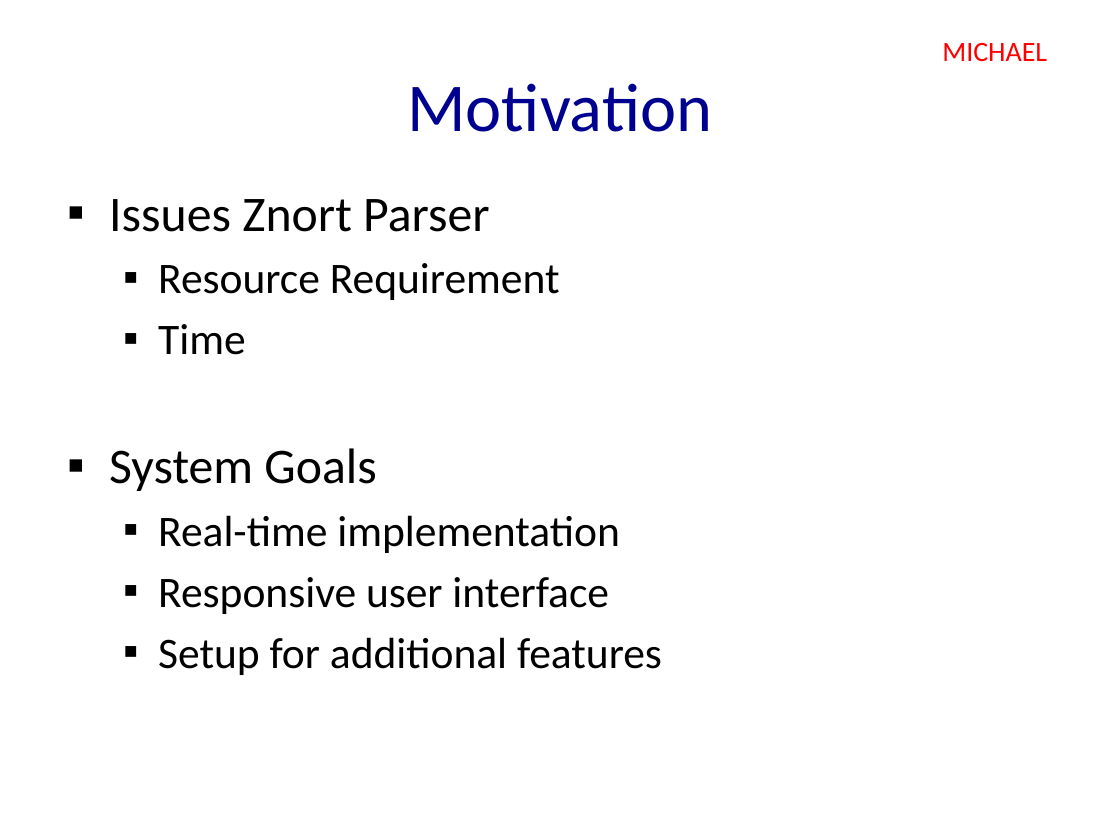
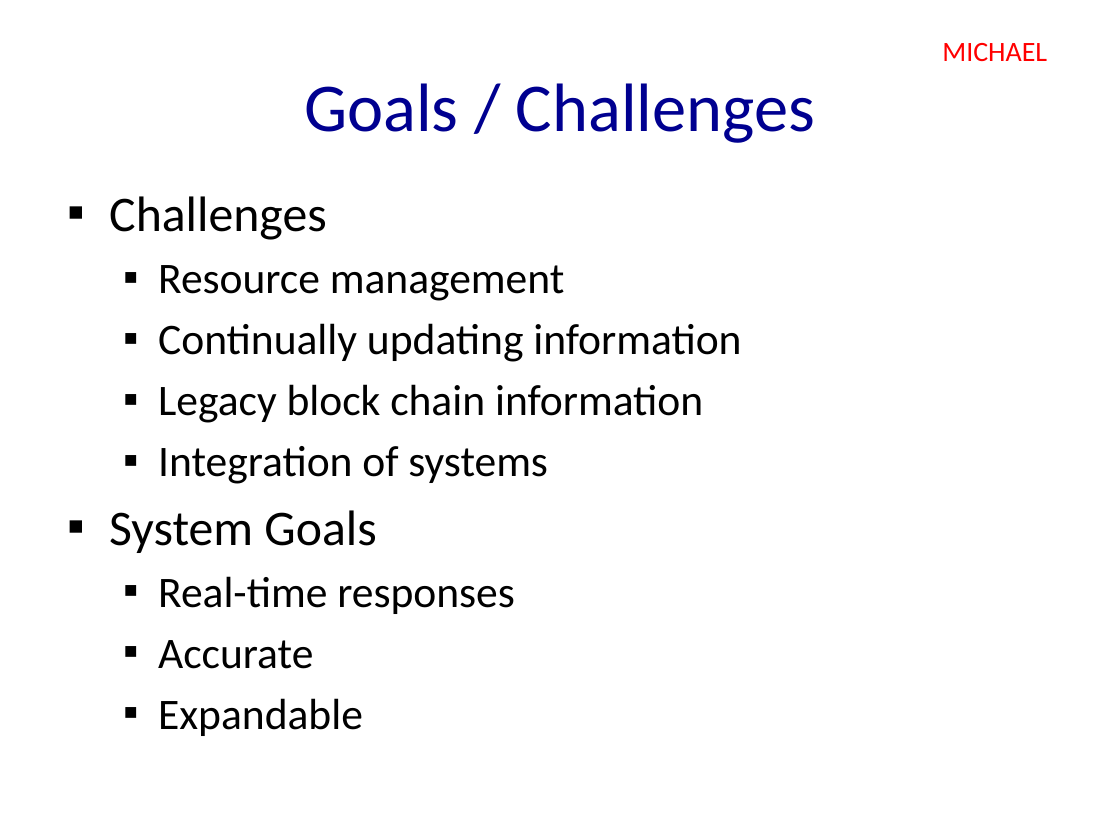
Before and after one commit to adoll/btctrackr, a slide deck: slide 4 of btcTrackr_Presentation.pptx. Drawn at 1120x840 pixels with LibreOffice and Linux fonts; fonts in the diff are those of the drawing. Boxes give left, top, right and bottom in pixels: in the first picture for what was removed or moved away, otherwise in the second. Text is boxed around its words. In the diff, an @@ line names an element or a change of style, - is before the commit and + after.

```diff
--- a/btcTrackr_Presentation.pptx
+++ b/btcTrackr_Presentation.pptx
@@ title at box(304, 83, 815, 143): text changed @@
-Motivation
+Goals / Challenges
@@ text at box(109, 196, 741, 484): text changed @@
-▪ Issues Znort Parser
-  ▪ Resource Requirement
-  ▪ Time
+▪ Challenges
+  ▪ Resource management
+  ▪ Continually updating information
+  ▪ Legacy block chain information
+  ▪ Integration of systems
@@ text at box(158, 576, 515, 736): text changed @@
-  ▪ Real-time implementation
-  ▪ Responsive user interface
-  ▪ Setup for additional features
+  ▪ Real-time responses
+  ▪ Accurate
+  ▪ Expandable
```
Also in this commit, not shown: 2 other slides changed.
